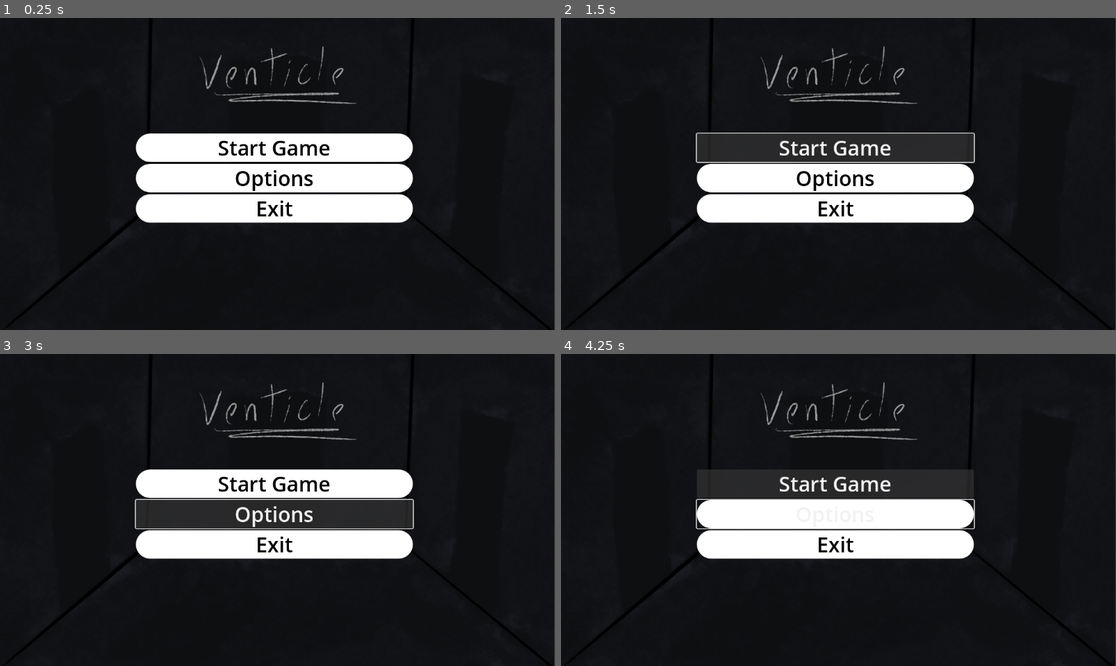
Above: before the commit, frames 1-4 (two rows, left to right).
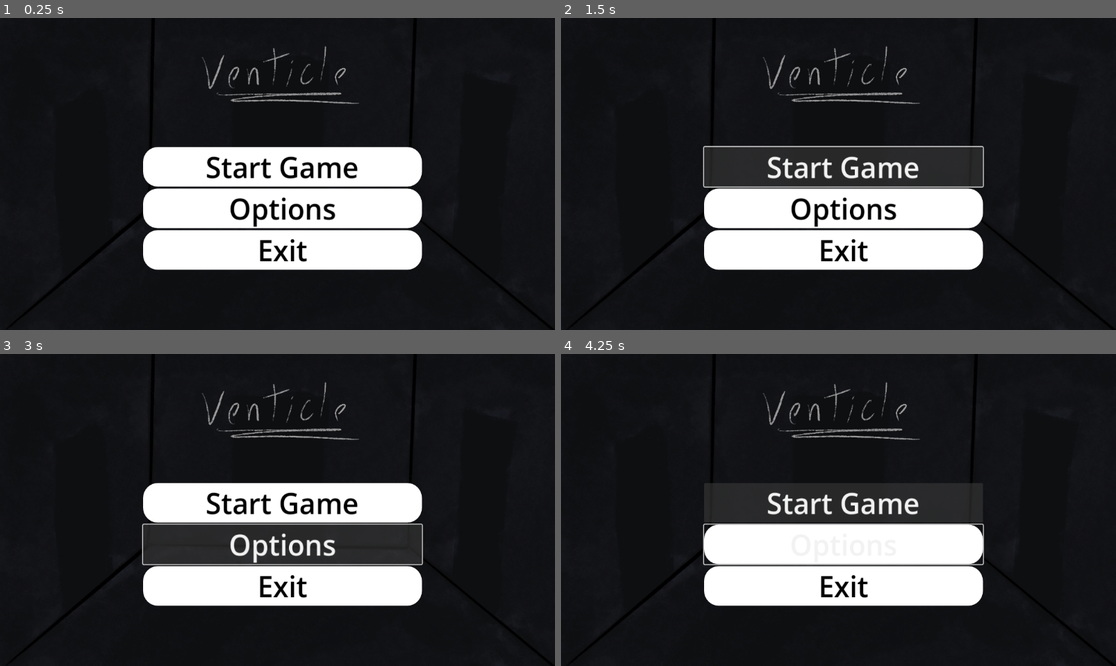
Above: after the commit, the same moments.

Repository: Harmornic/Projectgame-2D
Game: Godot game, scene res://main_menu.tscn
Same seed, same stepped clock (60 frames per second), same inputs: the game is played once before the commit and once after it. This scene is started directly instead of the project's main scene.
Inputs (mouse positions are in pixels of both pictures, inside the frame that each line leads up to):
- Up to frame 1 (0.25 s): no input
- Up to frame 2 (1.5 s): click "Start Game" at 0.5 s; click "Start Game" at 1.25 s
- Up to frame 3 (3 s): click "Start Game" at 2 s; click "Options" at 2.75 s
- Up to frame 4 (4.25 s): move the mouse to (960, 494) at 3.52 s

The runs differ from the first frame. In frame 1, 14% of the frame differs, in the area x 12-100%, y 0-100%; in frame 2, 15%; in frame 3, 19%; in frame 4, 14%.

Commit message:
ui นิดหน่อย

Diff:
--- a/main_menu.tscn
+++ b/main_menu.tscn
@@ -1,10 +1,13 @@
-[gd_scene load_steps=4 format=3 uid="uid://dfi7i4jdqm3ho"]
+[gd_scene load_steps=7 format=3 uid="uid://dfi7i4jdqm3ho"]
 
 [ext_resource type="Texture2D" uid="uid://c7mts3u0igsdp" path="res://acess/background mainmenu 3.jpg" id="1_06t4h"]
 
 [sub_resource type="StyleBoxTexture" id="StyleBoxTexture_rhts7"]
 texture = ExtResource("1_06t4h")
 modulate_color = Color(0.843184, 0.843184, 0.843184, 1)
+
+[sub_resource type="SystemFont" id="SystemFont_06t4h"]
+font_names = PackedStringArray("Chiller")
 
 [sub_resource type="StyleBoxFlat" id="StyleBoxFlat_rhts7"]
 bg_color = Color(1, 1, 1, 1)
@@ -13,27 +16,36 @@
 corner_radius_bottom_right = 30
 corner_radius_bottom_left = 30
 
+[sub_resource type="SystemFont" id="SystemFont_7vrkn"]
+font_names = PackedStringArray("Chiller")
+
+[sub_resource type="SystemFont" id="SystemFont_fu7sn"]
+font_names = PackedStringArray("Chiller")
+
 [node name="MainMenu" type="Node2D"]
 position = Vector2(562, 301)
 
 [node name="Panel" type="Panel" parent="."]
-offset_left = -572.0
+offset_left = -567.0
 offset_top = -304.0
-offset_right = 589.0
+offset_right = 594.0
 offset_bottom = 354.0
 theme_override_styles/panel = SubResource("StyleBoxTexture_rhts7")
+metadata/_edit_lock_ = true
 
 [node name="VBoxContainer" type="VBoxContainer" parent="."]
-offset_left = -280.5
-offset_top = -61.5
-offset_right = 294.5
-offset_bottom = 123.5
+offset_left = -265.0
+offset_top = -33.0
+offset_right = 310.0
+offset_bottom = 179.0
+scale = Vector2(1.00656, 1.04)
 
 [node name="Start" type="Button" parent="VBoxContainer"]
 layout_mode = 2
 size_flags_vertical = 3
 theme_override_colors/font_color = Color(0, 0, 0, 1)
-theme_override_font_sizes/font_size = 43
+theme_override_fonts/font = SubResource("SystemFont_06t4h")
+theme_override_font_sizes/font_size = 58
 theme_override_styles/normal = SubResource("StyleBoxFlat_rhts7")
 text = "Start Game"
 metadata/_edit_use_anchors_ = true
@@ -42,7 +54,8 @@
 layout_mode = 2
 size_flags_vertical = 3
 theme_override_colors/font_color = Color(0, 0, 0, 1)
-theme_override_font_sizes/font_size = 43
+theme_override_fonts/font = SubResource("SystemFont_7vrkn")
+theme_override_font_sizes/font_size = 58
 theme_override_styles/normal = SubResource("StyleBoxFlat_rhts7")
 text = "Options"
 metadata/_edit_use_anchors_ = true
@@ -51,7 +64,8 @@
 layout_mode = 2
 size_flags_vertical = 3
 theme_override_colors/font_color = Color(0, 0, 0, 1)
-theme_override_font_sizes/font_size = 43
+theme_override_fonts/font = SubResource("SystemFont_fu7sn")
+theme_override_font_sizes/font_size = 58
 theme_override_styles/normal = SubResource("StyleBoxFlat_rhts7")
 text = "Exit"
 metadata/_edit_use_anchors_ = true
